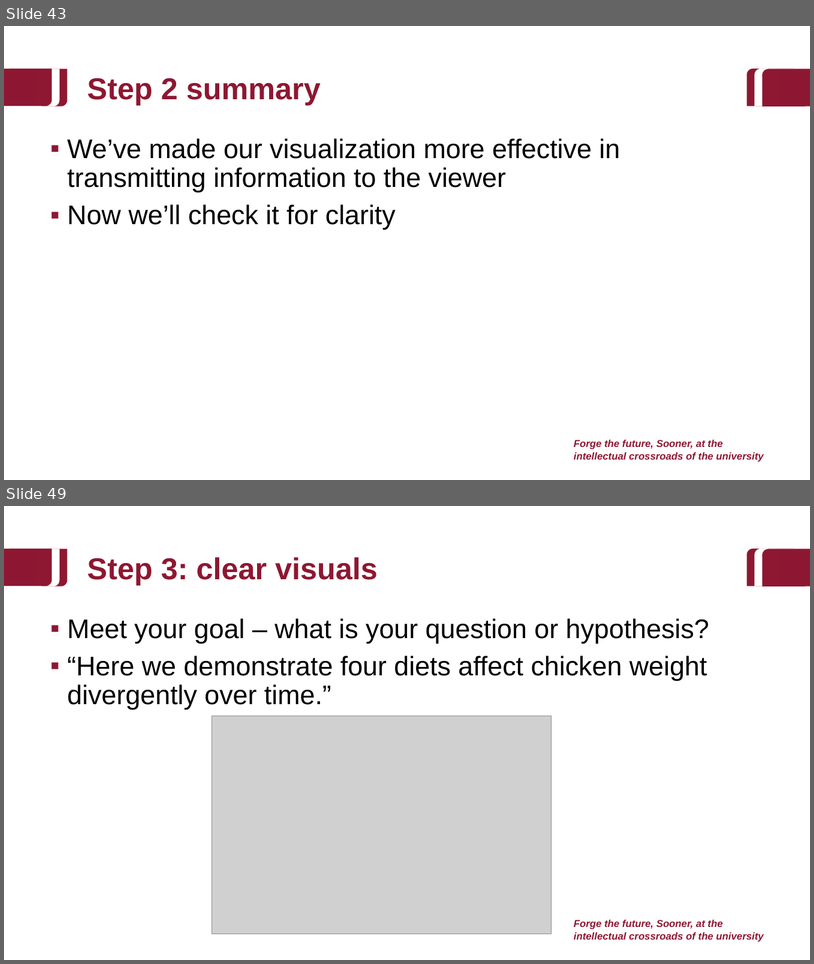
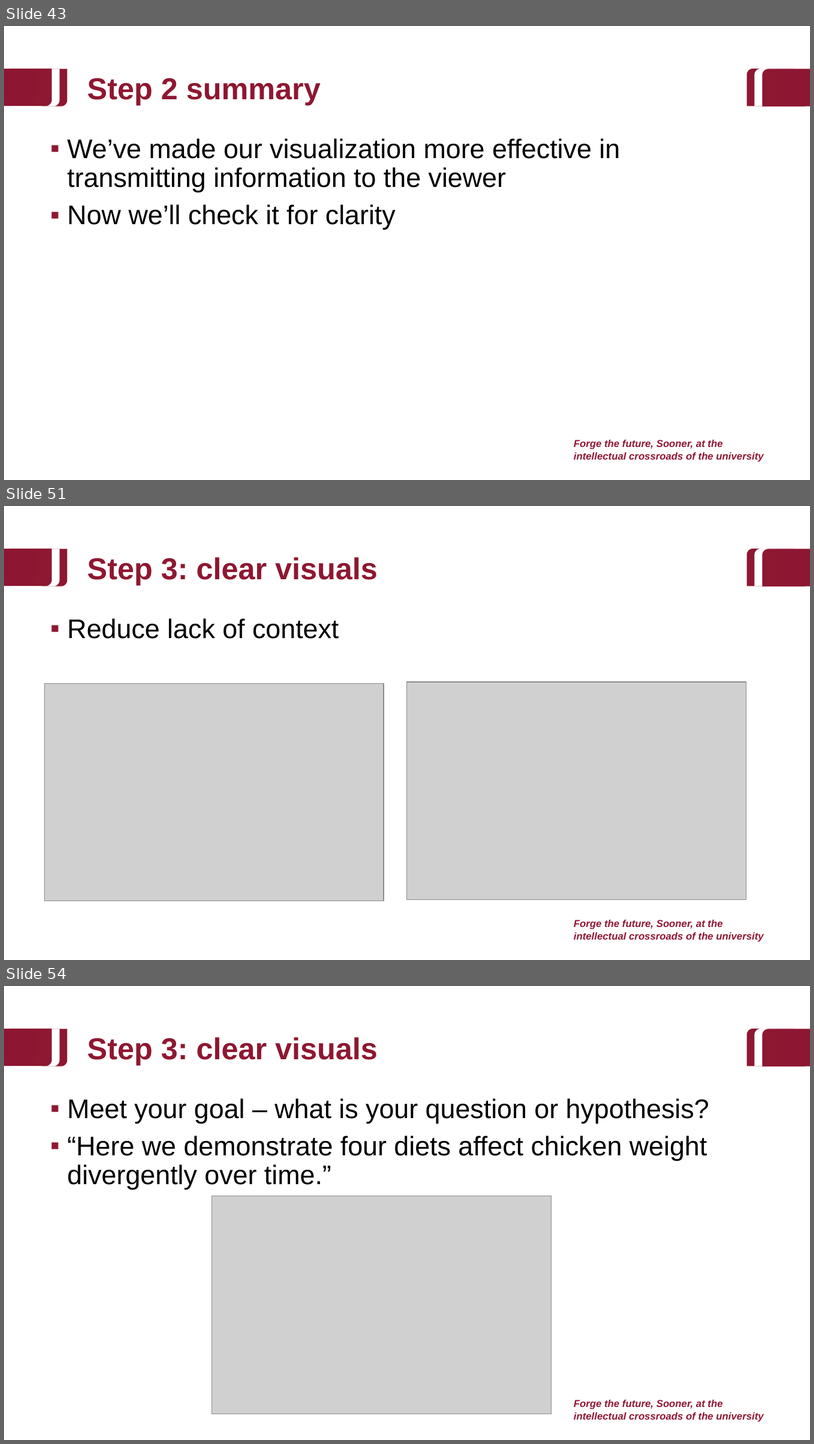
Before and after one commit to baeolophus/2025_data_viz_research, a slide deck: activities.pptx. Shown one above the other, each under a label of ours: slides 43 and 49 before the commit, slides 43, 51 and 54 after it; the slides between them are not shown. The pictures are 814x964 and 814x1444 pixels, drawn with LibreOffice and Linux fonts; fonts in the diff are those of the drawing; grey boxes stand for pictures; background and template pictures are left out. Boxes give left, top, right and bottom in pixels: in the first picture for what was removed or moved away, otherwise in the second. Text is boxed around its words. In the diff, an @@ line names an element or a change of style, - is before the commit and + after.

```diff
--- a/activities.pptx
+++ b/activities.pptx
@@ slide 51 added at [4, 506, 810, 960], background #FFFFFF; not listed: 9 template elements that a slide beside it also shows @@
@@ title added at [87, 557, 378, 585], 36 pt, text #8E1731, bold @@
+Step 3: clear visuals
@@ text added at [67, 618, 339, 639], 32 pt, text #000000 @@
+▪ Reduce lack of context
@@ picture added at [45, 683, 384, 900] @@
@@ picture added at [408, 682, 747, 899] @@
@@ what was slide 49 is now slide 54 @@
```
Also in this commit, not shown: 6 slides changed, 4 other slides added.
